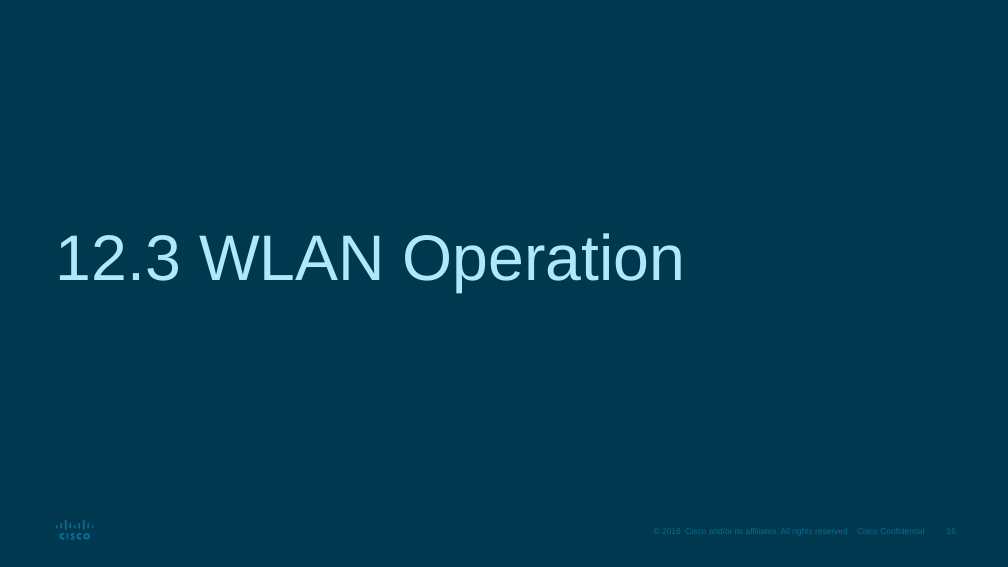
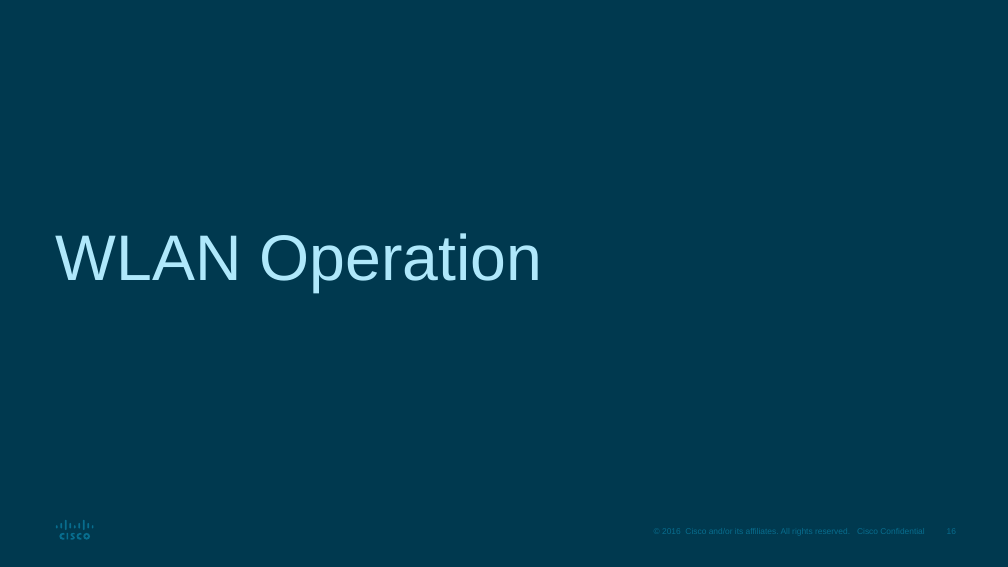
Before and after one commit to ECUbakers/PKH-2154, a slide deck: slide 16 of module5/SRWE_Module_12_talking points.pptx. Drawn at 1008x567 pixels with LibreOffice and Linux fonts; fonts in the diff are those of the drawing. Boxes give left, top, right and bottom in pixels: in the first picture for what was removed or moved away, otherwise in the second. Text is boxed around its words. In the diff, an @@ line names an element or a change of style, - is before the commit and + after.

```diff
--- a/module5/SRWE_Module_12_talking points.pptx
+++ b/module5/SRWE_Module_12_talking points.pptx
@@ title at [56, 233, 543, 292]: text changed @@
-12.3 WLAN Operation
+WLAN Operation
```
Also in this commit, not shown: 7 other slides changed, 1 slide removed.
